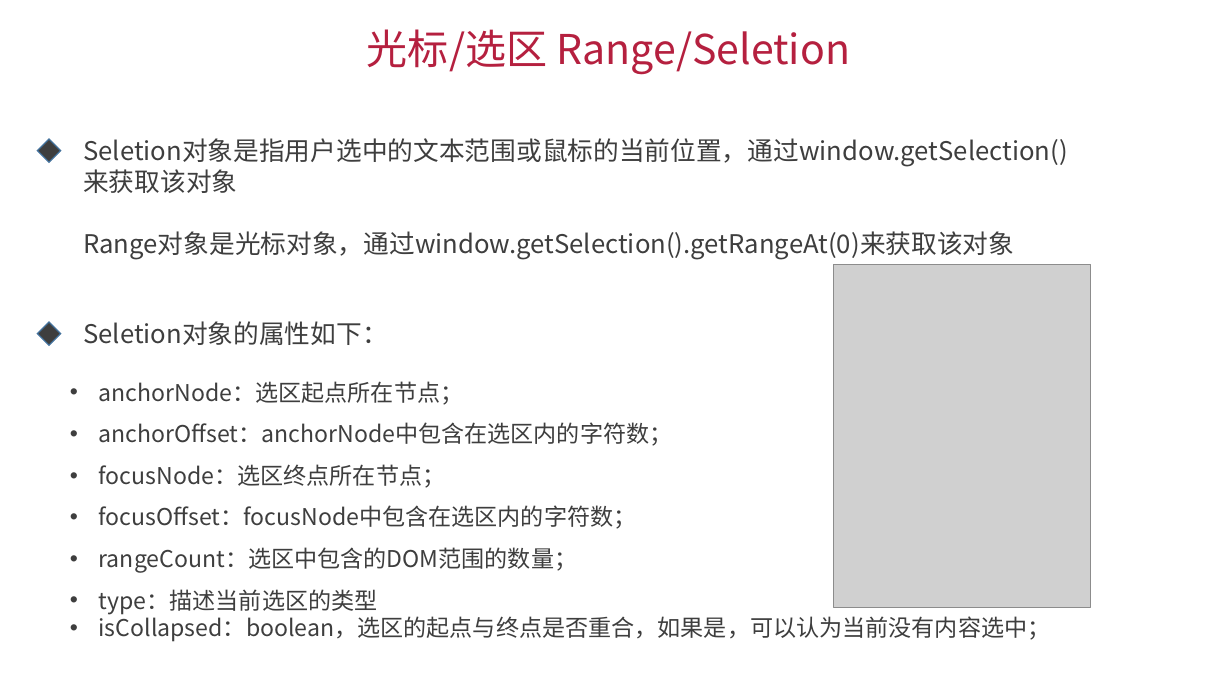
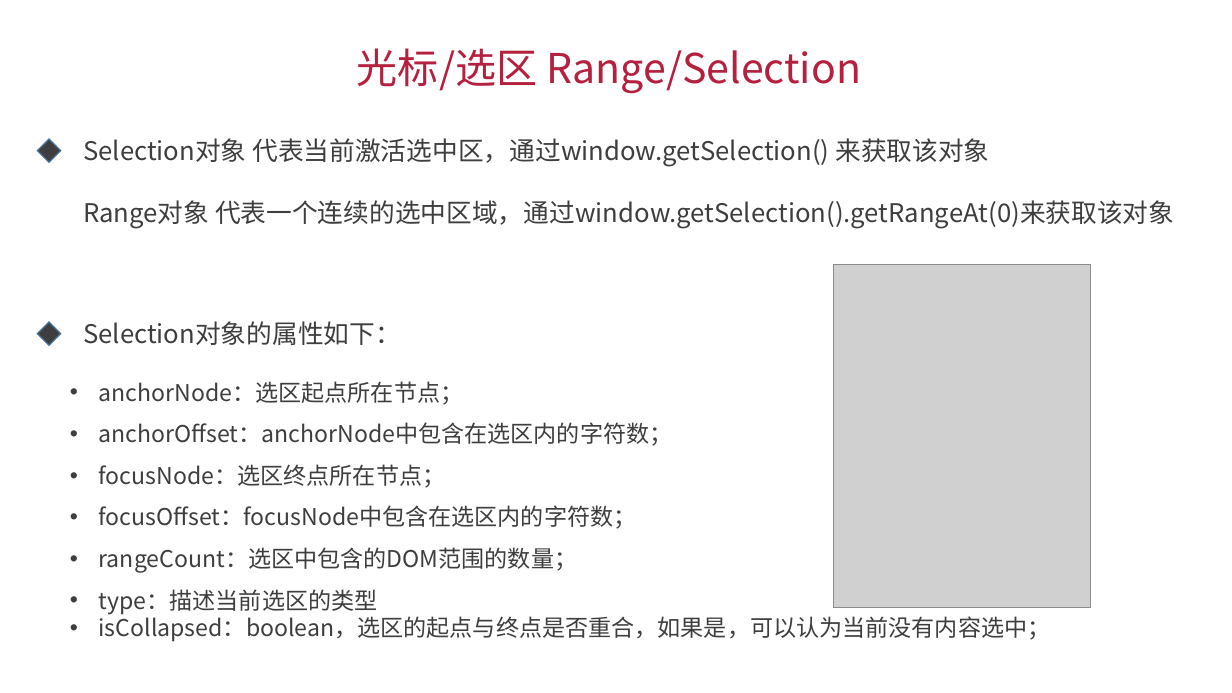
Before and after one commit to LINZJAI/editor-demo, a slide deck: slide 8 of 富文本编辑器初探(1)/富文本编辑器初探(1).pptx. Drawn at 1232x693 pixels with LibreOffice and Linux fonts; fonts in the diff are those of the drawing; grey boxes stand for pictures. Boxes give left, top, right and bottom in pixels: in the first picture for what was removed or moved away, otherwise in the second. Text is boxed around its words. In the diff, an @@ line names an element or a change of style, - is before the commit and + after.

```diff
--- a/富文本编辑器初探(1)/富文本编辑器初探(1).pptx
+++ b/富文本编辑器初探(1)/富文本编辑器初探(1).pptx
@@ text at (x1=357, y1=48, x2=861, y2=94): text changed @@
-光标/选区 Range/Seletion
+光标/选区 Range/Selection
@@ text at (x1=83, y1=138, x2=1174, y2=229): text changed @@
-Seletion对象是指用户选中的文本范围或鼠标的当前位置，通过window.getSelection()
-来获取该对象
-Range对象是光标对象，通过window.getSelection().getRangeAt(0)来获取该对象
+Selection对象 代表当前激活选中区，通过window.getSelection() 来获取该对象
+Range对象 代表一个连续的选中区域，通过window.getSelection().getRangeAt(0)来获取该对象
@@ text at (x1=83, y1=321, x2=401, y2=345): text changed @@
-Seletion对象的属性如下：
+Selection对象的属性如下：
```
Also in this commit, not shown: 16 other slides changed, 1 slide added, 2 other files.
